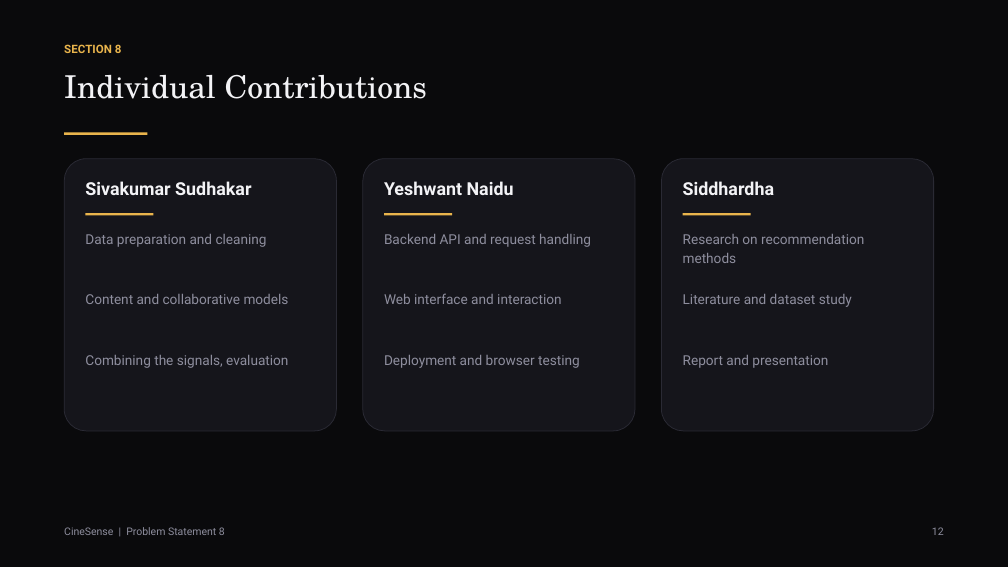
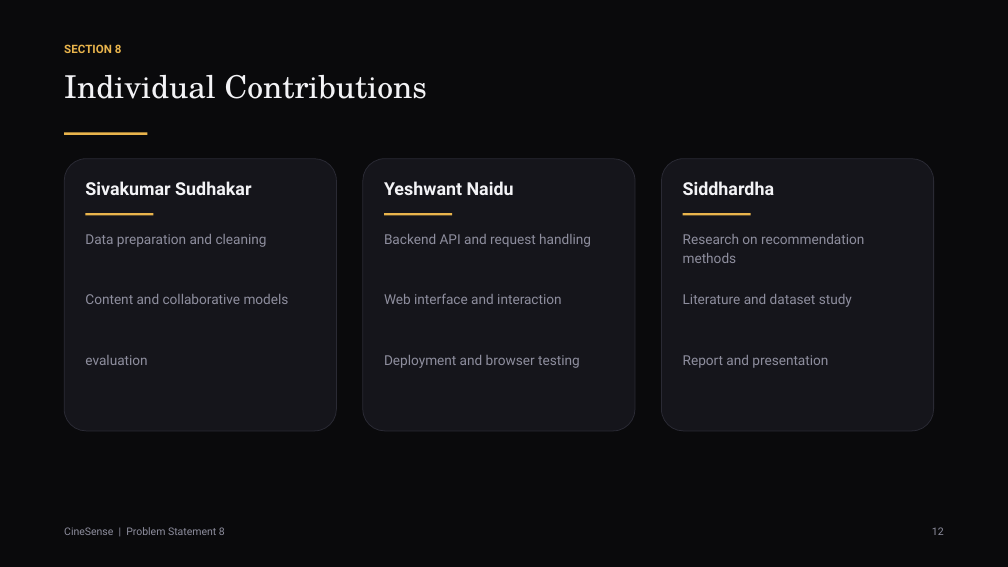
Before and after one commit to spriteofrclover-a11y/cinesense, a slide deck: slide 12 of docs/CineSense-Presentation.pptx. Drawn at 1008x567 pixels with LibreOffice and Linux fonts; fonts in the diff are those of the drawing. Boxes give left, top, right and bottom in pixels: in the first picture for what was removed or moved away, otherwise in the second. Text is boxed around its words. In the diff, an @@ line names an element or a change of style, - is before the commit and + after.

```diff
--- a/docs/CineSense-Presentation.pptx
+++ b/docs/CineSense-Presentation.pptx
@@ text at box(85, 355, 147, 365): text changed @@
-Combining the signals, evaluation
+evaluation
```
Also in this commit, not shown: 1 other slide changed, 1 other file.
